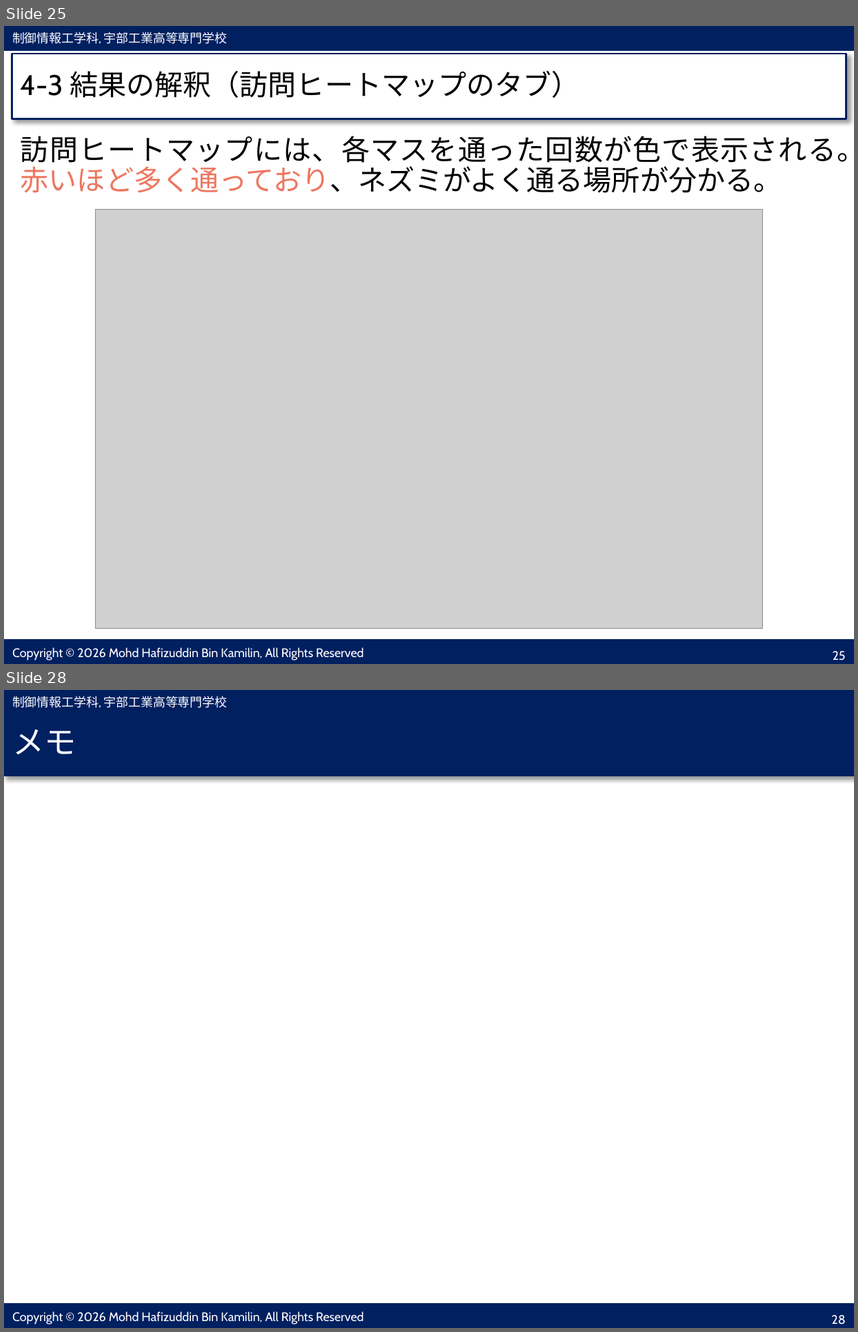
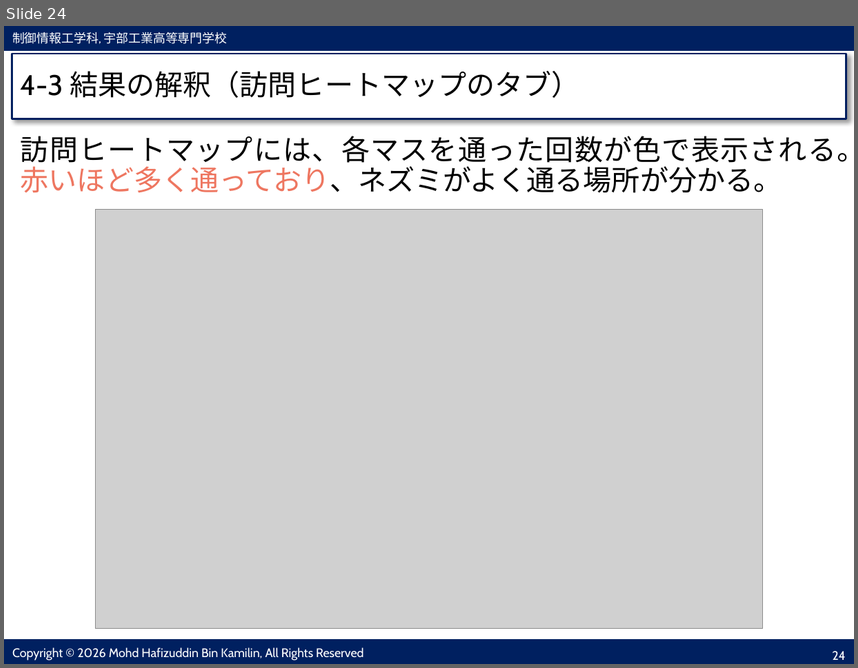
Before and after one commit to ise-nituc/q_learning, a slide deck: doc/プリント.pptx. Shown one above the other, each under a label of ours: slides 25 and 28 before the commit, slide 24 after it; the slides between them are not shown. The pictures are 858x1332 and 858x668 pixels, drawn with LibreOffice and Linux fonts; fonts in the diff are those of the drawing; grey boxes stand for pictures. Boxes give left, top, right and bottom in pixels: in the first picture for what was removed or moved away, otherwise in the second. Text is boxed around its words. In the diff, an @@ line names an element or a change of style, - is before the commit and + after.

```diff
--- a/doc/プリント.pptx
+++ b/doc/プリント.pptx
@@ slide 28 removed at (4,690,854,1328), background #FFFFFF; not listed: 2 template elements that a slide beside it also shows @@
@@ title removed at (4,711,854,775) @@
-メモ
@@ page number removed at (831,1314,845,1324) @@
-28
@@ what was slide 25 is now slide 24 @@
@@ page number at (832,650,845,659): text changed @@
-25
+24
```
Also in this commit, not shown: 6 slides changed, 1 other slide removed, 13 other files.
